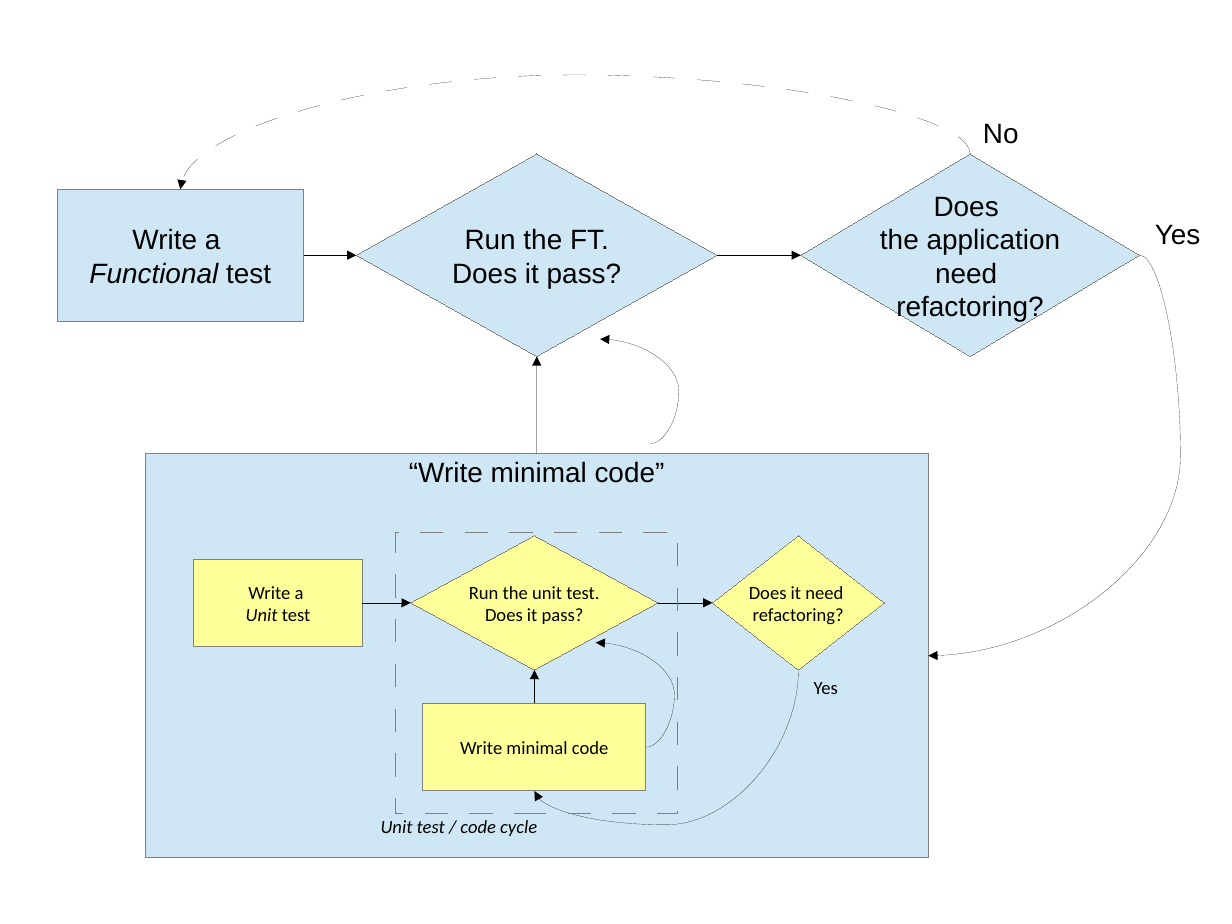
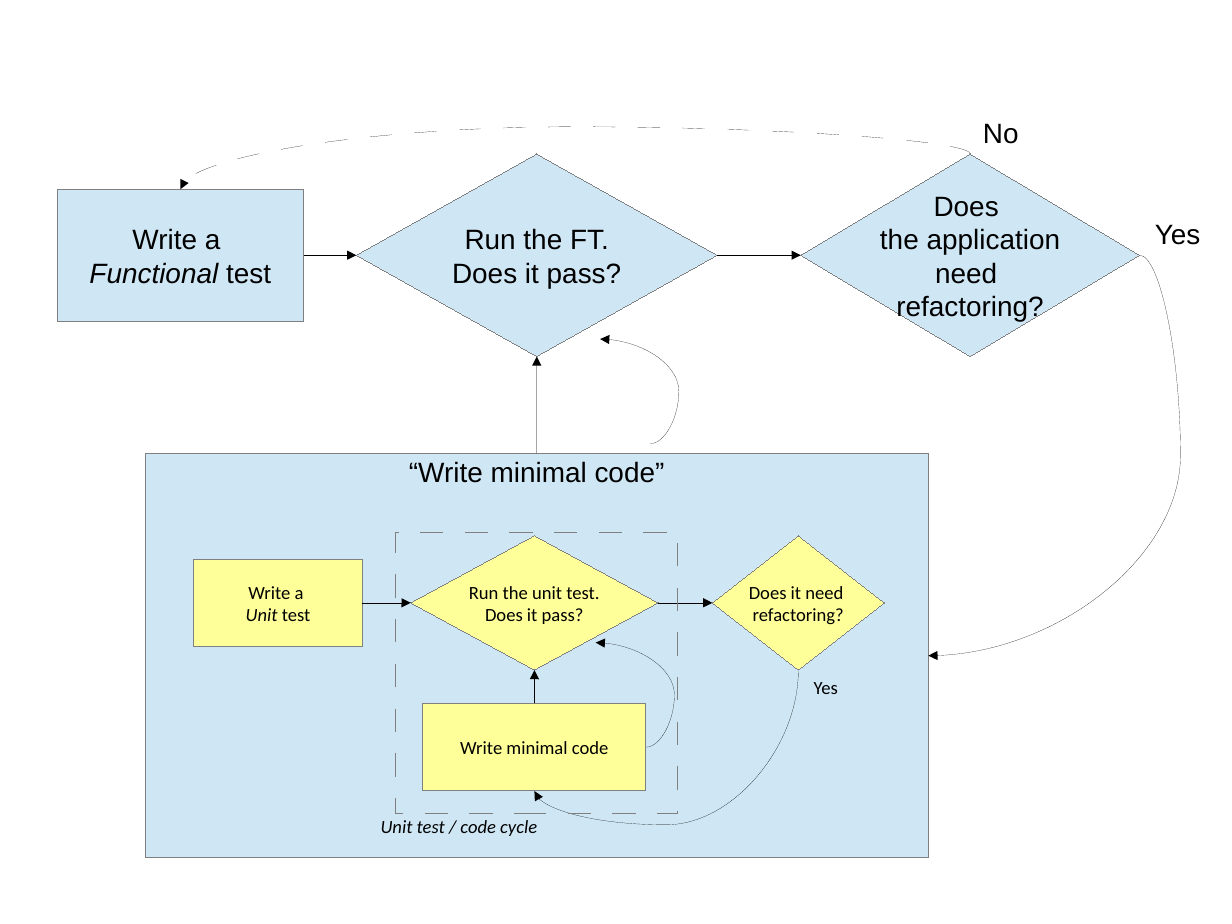
Before and after one commit to hjwp/Book-TDD-Web-Dev-Python, a slide deck: slide 4 of misc/tdd_diagram.odp. Drawn at 1232x924 pixels with LibreOffice and Linux fonts; fonts in the diff are those of the drawing. Boxes give left, top, right and bottom in pixels: in the first picture for what was removed or moved away, otherwise in the second. Text is boxed around its words. In the diff, an @@ line names an element or a change of style, - is before the commit and + after.

```diff
--- a/misc/tdd_diagram.odp
+++ b/misc/tdd_diagram.odp
@@ curved arrow (970, 154) - (180, 189): route changed @@
```
Also in this commit, not shown: 3 other slides changed, 5 other files.
